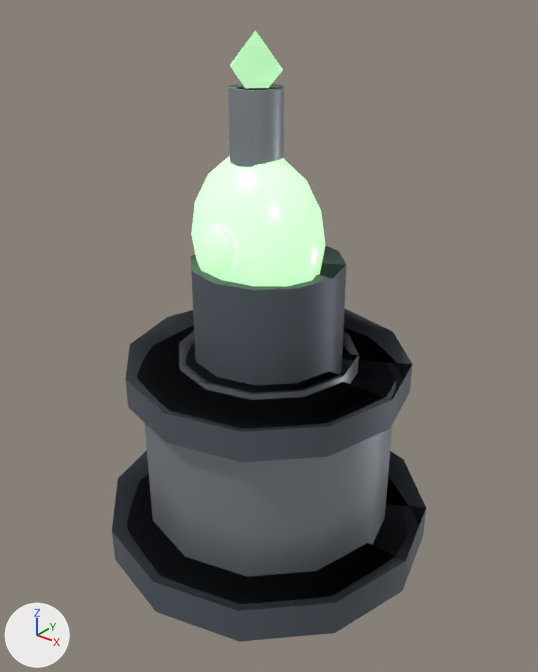
A saved change to the glTF model public/assets/3d/towers/poison.glb.
Before and after are seen from a 50 mm camera at (2.18, -2.72, 2.89) aimed at (-0.01, 0.02, 1.19). Every picture has the same lights, and +X, +Y and +Z are marked at lower left. The older version comes first.

In view in the first picture: 'base', 'baseCollar', 'cap', 'ember', 'footing', 'lowerTrim', 'neck', 'shaft', 'vial'.
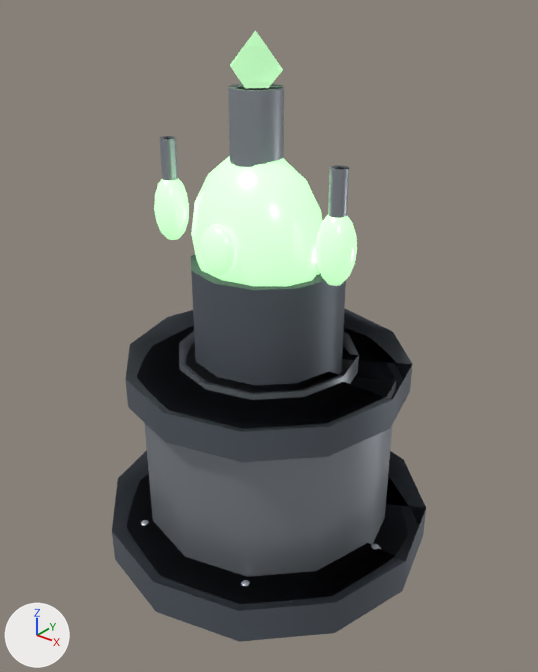
Boxes [x1, y1, x2, y2] around the edits, measured in the pictures (538 x 672 px):
'SideVial1', added
    after: [315, 215, 357, 286]
'SideVial-1', added
    after: [154, 178, 189, 240]
'VialNeck1', added
    after: [328, 165, 349, 218]
'VialNeck-1', added
    after: [160, 136, 178, 180]
'BaseRivet1', added
    after: [241, 580, 250, 586]
'BaseRivet0', added
    after: [371, 544, 382, 550]

The change, as a list of edits to the scene's bpy script:
```text
Add me_sphere_1:
    me_sphere_1.from_pydata(...)  # 105 vertices, 180 faces; spans x -0.5..0.5, y -0.5..0.5, z -0.5..0.5
    me_sphere_1.materials.append(mat_steel)  # grey #acb2bb
Add ob_baserivet1:
    ob_baserivet1 = bpy.data.objects.new('BaseRivet1', me_sphere_1)
    ob_baserivet1.parent = ob_towerroot
    ob_baserivet1.location = (0.36, -0.624, 0.17)
    ob_baserivet1.scale = (0.075, 0.075, 0.075)
Add ob_baserivet0:
    ob_baserivet0 = bpy.data.objects.new('BaseRivet0', me_sphere_1)
    ob_baserivet0.parent = ob_towerroot
    ob_baserivet0.location = (0.72, 0.0, 0.17)
    ob_baserivet0.scale = (0.075, 0.075, 0.075)
Add ob_vialneck1:
    ob_vialneck1 = bpy.data.objects.new('VialNeck1', me_cylinder_1)
    ob_vialneck1.parent = ob_turret
    ob_vialneck1.location = (0.5, -0.15, 0.53)
    ob_vialneck1.scale = (0.08, 0.08, 0.2)
Add ob_sidevial1:
    ob_sidevial1 = bpy.data.objects.new('SideVial1', me_sphere_2)
    ob_sidevial1.parent = ob_turret
    ob_sidevial1.location = (0.5, -0.15, 0.28)
    ob_sidevial1.scale = (0.18, 0.18, 0.34)
Add ob_vialneck_1:
    ob_vialneck_1 = bpy.data.objects.new('VialNeck-1', me_cylinder_1)
    ob_vialneck_1.parent = ob_turret
    ob_vialneck_1.location = (-0.5, -0.15, 0.53)
    ob_vialneck_1.scale = (0.08, 0.08, 0.2)
Add ob_sidevial_1:
    ob_sidevial_1 = bpy.data.objects.new('SideVial-1', me_sphere_2)
    ob_sidevial_1.parent = ob_turret
    ob_sidevial_1.location = (-0.5, -0.15, 0.28)
    ob_sidevial_1.scale = (0.18, 0.18, 0.34)
```
